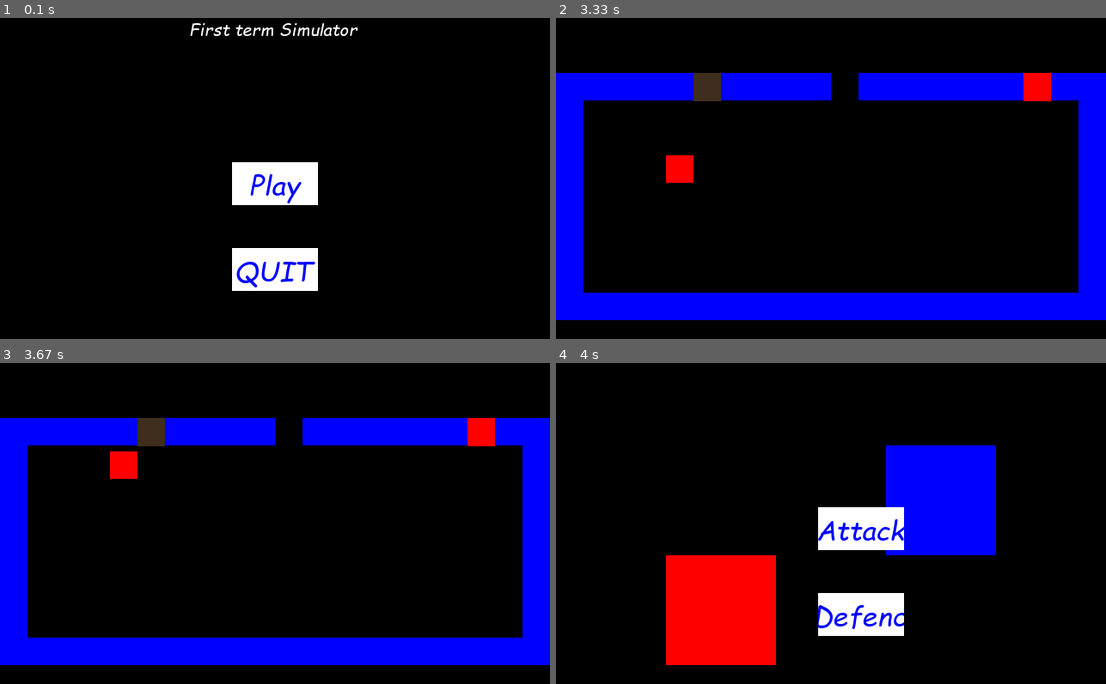
Above: before the commit, frames 1-4 (two rows, left to right).
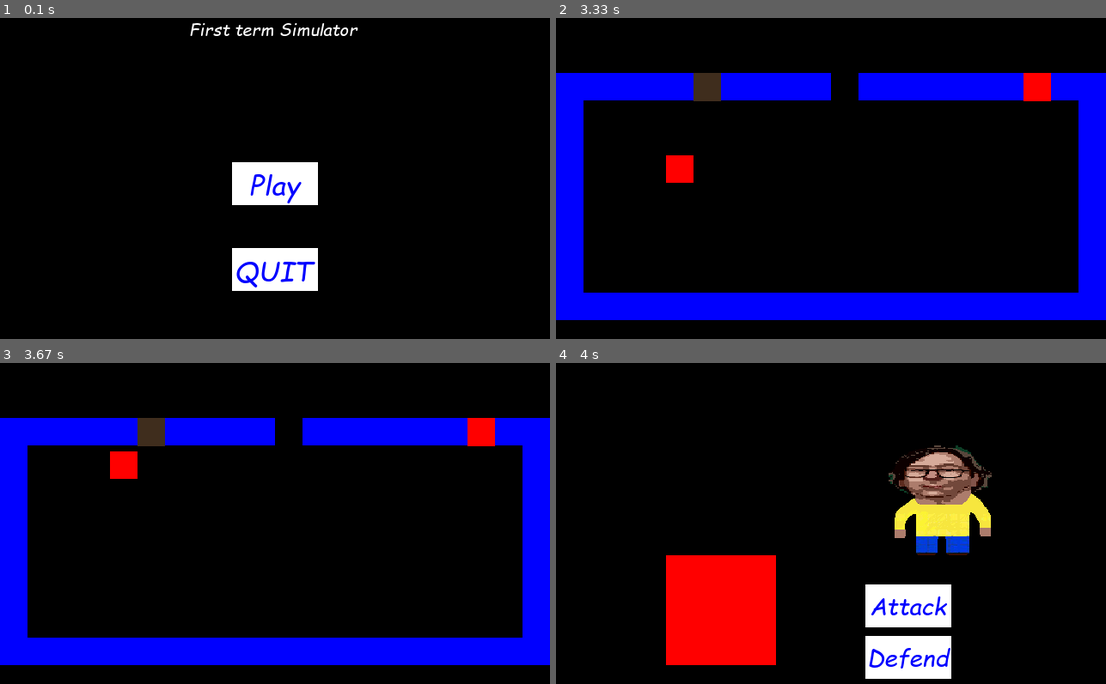
Above: after the commit, the same moments.

Repository: ClintLeetwood/PyGame-Projekt
Game: pygame game, started from Python Spelprojekt/Python_Spelprojekt.py
The game is run twice, just before and just after one commit, with the same random seed, the same clock (stepped at 60 frames per second) and the same inputs.
Inputs (mouse positions are in pixels of both pictures, inside the frame that each line leads up to):
- Up to frame 1 (0.1 s): no input
- Up to frame 2 (3.33 s): click (831, 184) at 0.38 s; hold Right 0.67-1.13 s; move the mouse to (809, 213) at 0.7 s; hold Up 1.17-1.47 s; hold Right 1.5-1.97 s; hold Left 2-2.53 s; hold Down 2.57-2.87 s; hold Left 2.9-3.3 s
- Up to frame 3 (3.67 s): hold Up from 3.33 s (still down)
- Up to frame 4 (4 s): release Up at 3.7 s; hold Right from 3.73 s (still down)

Frames 1-3 are identical in both runs. In frame 4, 14% of the frame differs, in the area x 47-80%, y 25-99%.

Commit message:
imported pascal

Diff:
--- a/Python Spelprojekt/Python_Spelprojekt.py
+++ b/Python Spelprojekt/Python_Spelprojekt.py
@@ -14,6 +14,7 @@
         self.running=True
         self.static=0
         self.intro_background=pygame.Surface((WIN_WIDTH,WIN_HEIGHT))
+        self.enemy_3_spritesheet=Spritesheet('Python Spelprojekt/img/Pascal.png')
     def Tilemap(self): #follows the map in config
         for i, row in enumerate(tilemap): #y position
             for j, column in enumerate(row): #x position
@@ -96,8 +97,8 @@
         self.screen.fill(BLACK)
         self.all_sprites_arena.draw(self.screen)
         self.clock.tick(FPS)
-        attack_button=Button(305,200,100,50,BLUE,WHITE,'Attack',32)
-        defend_button=Button(305,300,100,50,BLUE,WHITE,'Defend',32)
+        attack_button=Button(360,290,100,50,BLUE,WHITE,'Attack',28)
+        defend_button=Button(360,350,100,50,BLUE,WHITE,'Defend',28)
 
         self.screen.blit(attack_button.image,attack_button.rect)
         self.screen.blit(defend_button.image,defend_button.rect)
--- a/Python Spelprojekt/sprites.py
+++ b/Python Spelprojekt/sprites.py
@@ -4,6 +4,16 @@
 from config import *
 import math
 import random
+class Spritesheet:
+    def __init__(self,file):
+        self.sheet=pygame.image.load(file).convert()
+
+    def get_sprite(self,x,y,width,height):
+        sprite=pygame.Surface([width,height])
+        sprite.blit(self.sheet,(0,0),(x,y,width,height))
+        sprite.set_colorkey(BLACK)
+        return sprite
+
 class Player(pygame.sprite.Sprite):
     def __init__(self,game,x,y): #x,y gives the location of the player
         self.game=game
@@ -180,18 +190,24 @@
             self.Win()
     def playerchoice(self):
         if self.playerhp>0:
-            rectbut1=(305,200,100,50)
-            rectbut2=(305,300,100,50)
+            rectbut1=pygame.Rect(360,290,100,50)
+            rectbut2=pygame.Rect(360,350,100,50)
             for event in pygame.event.get():
-                if event.type == pygame.MOUSEBUTTONDOWN and pygame.mouse.get_pos(rectbut1):
-
-
-                    self.player_choice=0
-                    self.attack("player")
-
-                    return True
-                elif event.type == pygame.MOUSEBUTTONDOWN and pygame.mouse.get_pos(rectbut2):
-                    self.player_choice=1
+                pos=pygame.mouse.get_pos()
+                if event.type == pygame.MOUSEBUTTONDOWN  :
+                    if rectbut1.collidepoint( pos):
+                        print("1")
+
+                        self.player_choice=0
+                        self.attack("player")
+
+                        return True
+                    elif rectbut2.collidepoint(pos):
+                        self.player_choice=1
+                        print("2")
+                        return True
+                    else:
+                        return False
                 else:
                     return False
 
@@ -303,9 +319,10 @@
         self.y=y*ARENASIZE
         self.width=ARENASIZE
         self.height=ARENASIZE
-
-        self.image=pygame.Surface([self.width,self.height])
-        self.image.fill(BLUE)
+        #self.image=pygame.Surface([self.width,self.height])
+        #self.image.fill(BLUE)
+        self.image=self.game.enemy_3_spritesheet.get_sprite(0,0,self.width,self.height)
+
 
         self.rect=self.image.get_rect()
         self.rect.x=self.x
Binary file removed: Python Spelprojekt/2022-11-06_11.42.13.png
Binary file added: Python Spelprojekt/img/Pascal.png
